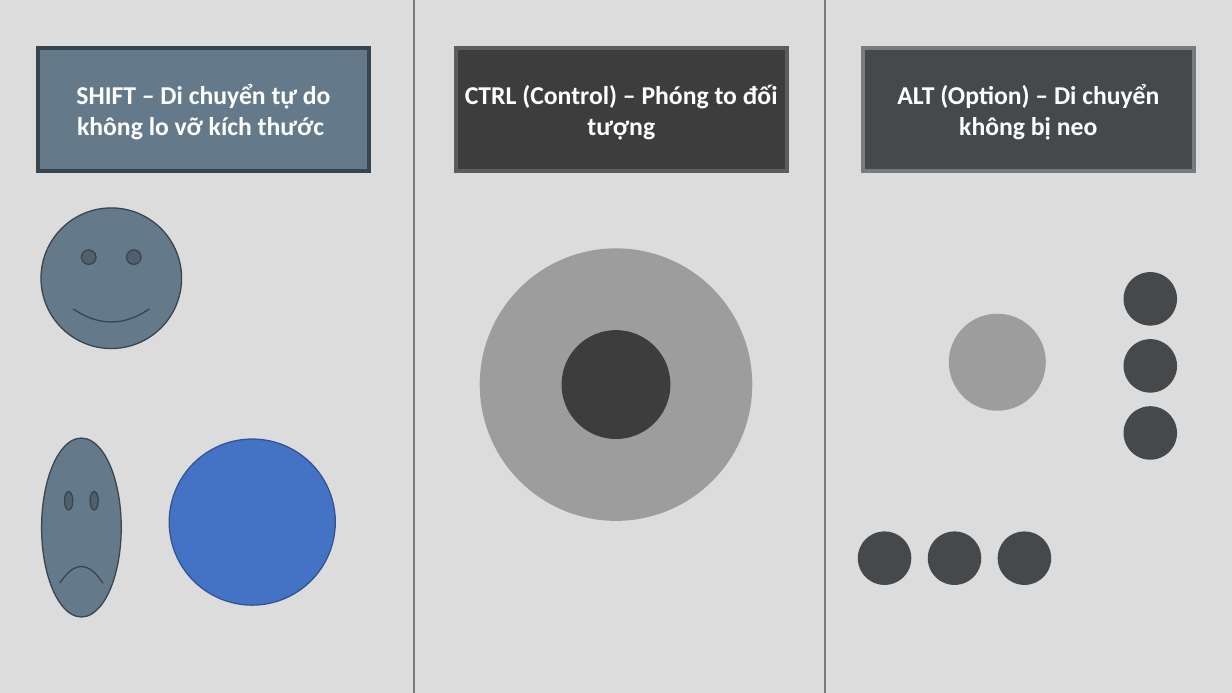
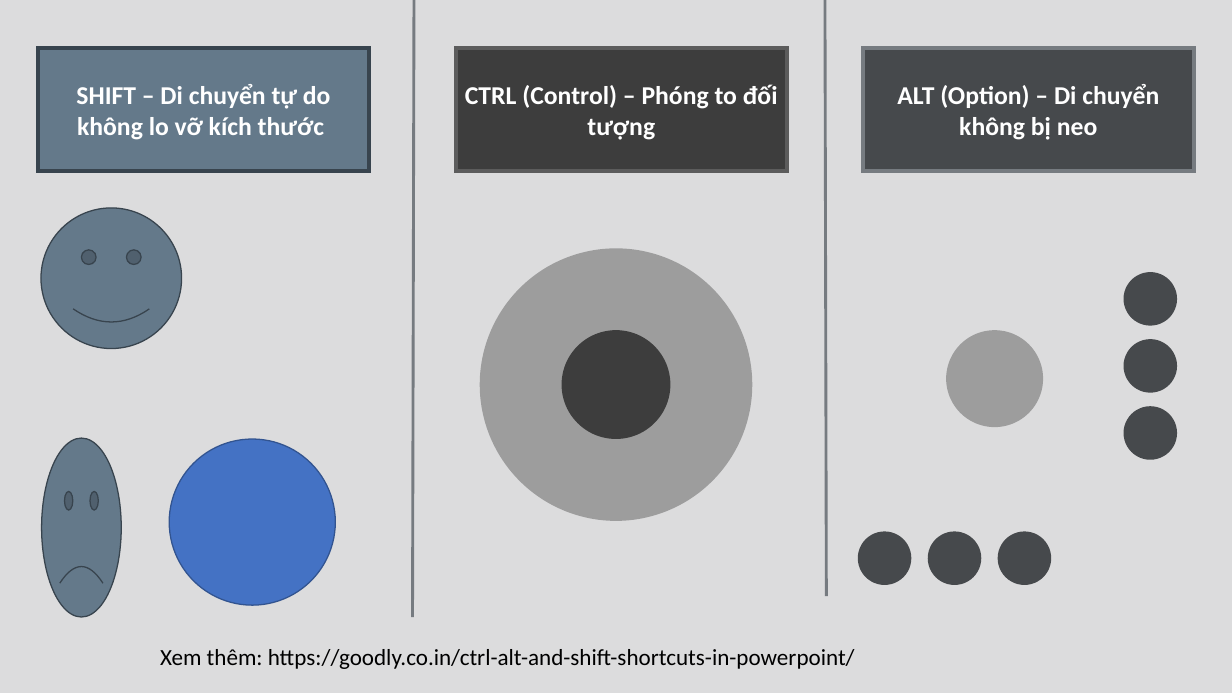
Before and after one commit to tranthanhbinh2603/PPTmasterclassV6_Powerpoint_from_A_to_Z, a slide deck: slide 1 of Section 2 - Essential Knowledge/Essential Knowledge.pptx. Drawn at 1232x693 pixels with LibreOffice and Linux fonts; fonts in the diff are those of the drawing. Boxes give left, top, right and bottom in pixels: in the first picture for what was removed or moved away, otherwise in the second. Text is boxed around its words. In the diff, an @@ line names an element or a change of style, - is before the commit and + after.

```diff
--- a/Section 2 - Essential Knowledge/Essential Knowledge.pptx
+++ b/Section 2 - Essential Knowledge/Essential Knowledge.pptx
@@ line moved from (414, 0) - (414, 693) to (414, 0) - (412, 617) @@
@@ line moved from (825, 0) - (825, 693) to (825, 0) - (826, 596) @@
@@ ellipse: place and size @@
-ellipse at [949, 314, 1046, 411]
+ellipse at [946, 330, 1043, 427]
@@ text added at [160, 649, 855, 669], 18 pt, text #000000 @@
+Xem thêm: https://goodly.co.in/ctrl-alt-and-shift-shortcuts-in-powerpoint/
```
Also in this commit, not shown: 6 other slides changed, 1 slide added, 1 other file.
